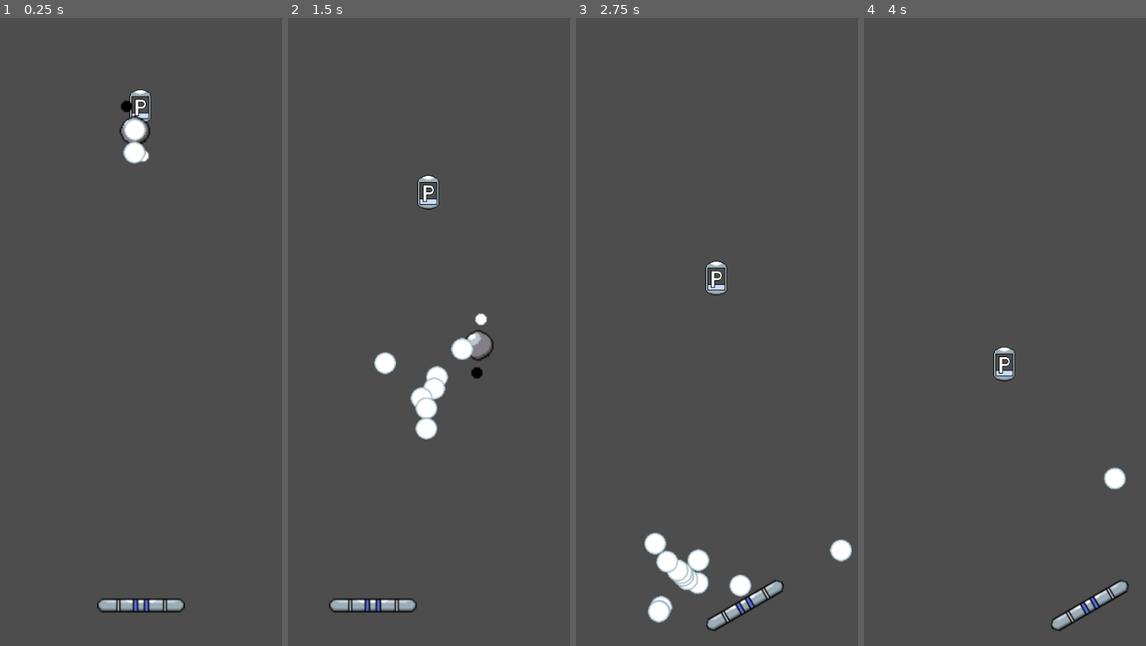
Above: before the commit, frames 1-4 (left to right).
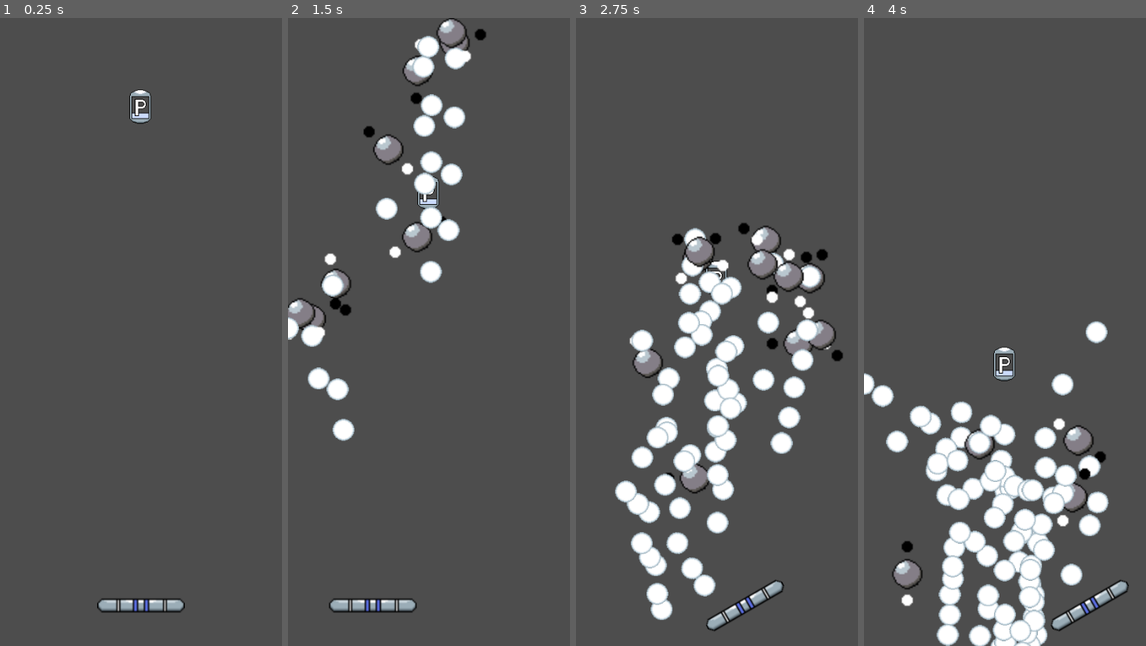
Above: after the commit, the same moments.

Repository: dommie123/Bullet_Hell
Game: Godot game, scene res://nodes/main.tscn
Same seed, same stepped clock (60 frames per second), same inputs: the game is played once before the commit and once after it.
Inputs (mouse positions are in pixels of both pictures, inside the frame that each line leads up to):
- Up to frame 1 (0.25 s): no input
- Up to frame 2 (1.5 s): move the mouse to (429, 608) at 0.52 s; press the mouse at (429, 608) at 0.53 s; move the mouse to (372, 363) at 1.27 s; release the mouse at (372, 363) at 1.28 s; right-click (372, 363) at 1.35 s
- Up to frame 3 (2.75 s): move the mouse to (745, 193) at 2.02 s; press the mouse at (745, 193) at 2.03 s
- Up to frame 4 (4 s): move the mouse to (990, 457) at 2.77 s; release the mouse at (990, 457) at 2.78 s; right-click (990, 457) at 2.85 s; move the mouse to (1089, 426) at 3.52 s; press the mouse at (1089, 426) at 3.53 s

The runs differ from the first frame. In frame 1, 0.6% of the frame differs, in the area x 42-54%, y 13-24%; in frame 2, 8.1%; in frame 3, 14%, in the area x 13-98%, y 32-97%; in frame 4, 14%.

Commit message:
Level progression complete, getting ready for powerup system

Diff:
--- a/nodes/bullet.tscn
+++ b/nodes/bullet.tscn
@@ -37,4 +37,6 @@
 
 [node name="VisibleOnScreenNotifier2D" type="VisibleOnScreenNotifier2D" parent="."]
 
+[connection signal="body_entered" from="." to="." method="_on_body_entered"]
+[connection signal="body_exited" from="." to="." method="_on_body_exited"]
 [connection signal="screen_exited" from="VisibleOnScreenNotifier2D" to="." method="_on_screen_exited"]
--- a/nodes/enemy.tscn
+++ b/nodes/enemy.tscn
@@ -159,6 +159,18 @@
 
 [node name="BulletLauncher" type="Node2D" parent="."]
 
+[node name="BulletLauncher2" type="Node2D" parent="."]
+visible = false
+
+[node name="BulletLauncher3" type="Node2D" parent="."]
+visible = false
+
+[node name="BulletLauncher4" type="Node2D" parent="."]
+visible = false
+
+[node name="BulletLauncher5" type="Node2D" parent="."]
+visible = false
+
 [node name="VisibleOnScreenNotifier2D" type="VisibleOnScreenNotifier2D" parent="."]
 
 [node name="BulletTimer" type="Timer" parent="."]
--- a/nodes/main.tscn
+++ b/nodes/main.tscn
@@ -1,13 +1,13 @@
 [gd_scene load_steps=5 format=3 uid="uid://b8wk107okjidg"]
 
 [ext_resource type="Script" path="res://scripts/Main.gd" id="1_o6526"]
+[ext_resource type="PackedScene" uid="uid://bxrp03v51pwbw" path="res://nodes/enemy_spawner.tscn" id="2_hk6sm"]
 [ext_resource type="PackedScene" uid="uid://d18a07m61bxpn" path="res://nodes/player.tscn" id="2_nnhgw"]
-[ext_resource type="PackedScene" uid="uid://eu3b6h326b4b" path="res://nodes/enemy.tscn" id="4_34kcd"]
 [ext_resource type="PackedScene" uid="uid://ct0s05l6kyqbn" path="res://nodes/powerup.tscn" id="4_haxs5"]
 
 [node name="Main" type="Node2D"]
 script = ExtResource("1_o6526")
-phase = null
+enemySpawnerScene = ExtResource("2_hk6sm")
 
 [node name="Player" parent="." instance=ExtResource("2_nnhgw")]
 position = Vector2(198, 856)
@@ -15,10 +15,10 @@
 [node name="Powerup" parent="." instance=ExtResource("4_haxs5")]
 position = Vector2(205, 105)
 
-[node name="Enemy" parent="." instance=ExtResource("4_34kcd")]
-position = Vector2(202, 39)
-currentState = 3
-positionOffset = Vector2(0, 100)
+[node name="EnemySpawnerTimer" type="Timer" parent="."]
+wait_time = 0.5
+autostart = true
 
 [connection signal="activate_curse" from="Powerup" to="Player" method="_on_powerup_activate_curse"]
 [connection signal="activate_powerup" from="Powerup" to="Player" method="_on_powerup_activate_powerup"]
+[connection signal="timeout" from="EnemySpawnerTimer" to="." method="_on_enemy_spawner_timer_timeout"]
--- a/scripts/Main.gd
+++ b/scripts/Main.gd
@@ -8,32 +8,46 @@
 @export var phase: int
 
 var level: int
-var max_enemies: int
-var current_enemies: int
+var maxEnemiesPerSpawner: int
+var currentEnemiesPerSpawner: int
 var active_enemies: int
+var enemiesFled: int
+var currentSpawners: int
+var activeSpawners: int
 var boss_active: bool
 var game_started: bool
+var canSpawnEnemySpawner: bool
 
 const Functions = preload("res://scripts/functions.gd")
 
 # Called when the node enters the scene tree for the first time.
 func _ready():
-	level = 0
+	level = 1
 	phase = 1
-	max_enemies = 20
-	current_enemies = 5
-	active_enemies = current_enemies
+	maxEnemiesPerSpawner = 20
+	currentEnemiesPerSpawner = 5
+	currentSpawners = 2
+	activeSpawners = currentSpawners
+	active_enemies = currentEnemiesPerSpawner * currentSpawners
+	enemiesFled = 0
 	game_started = false
 	boss_active = false
+	canSpawnEnemySpawner = true
 
 # Called every frame. 'delta' is the elapsed time since the previous frame.
 func _process(delta):
-#	print(current_enemies)
-	pass
+	if canSpawnEnemySpawner and activeSpawners > 0:
+		spawn_enemy_spawner(activeSpawners % 2 > 0)
+
+
+@export var enemy_fled_callable = func():
+	_on_enemy_enemy_fled()
+
+@export var enemy_killed_callable = func():
+	_on_enemy_enemy_killed()
 
 func _on_enemy_enemy_fled():
-	if current_enemies < max_enemies:
-		current_enemies += 1
+	enemiesFled += 1
 
 	enemy_disappear_routine()
 
@@ -42,17 +56,49 @@
 func _on_enemy_enemy_killed():
 	enemy_disappear_routine()
 
+
 func enemy_disappear_routine():
 	active_enemies -= 1
+
 	if active_enemies == 0 and not boss_active:
-		active_enemies = current_enemies
+		var enemiesToAdd = enemiesFled / currentSpawners
+		currentEnemiesPerSpawner += enemiesToAdd
+
+		if currentEnemiesPerSpawner > maxEnemiesPerSpawner:
+			currentEnemiesPerSpawner -= currentEnemiesPerSpawner % maxEnemiesPerSpawner
+
+		activeSpawners = currentSpawners + 1
+		currentSpawners = activeSpawners
+		active_enemies = currentEnemiesPerSpawner * activeSpawners
+
 		phase += 1
 		phase_changed.emit(phase)
+		print("No more enemies! Initiate phase %d!".format(phase))
 
-		if phase == 5:
+		if phase % 5 == 0:
 			boss_active = true
 			active_enemies = 0
+			activeSpawners = 0
+			currentSpawners -= 1
 
-func spawn_enemy_spawner():
-	# TODO spawn enemy spawner at somewhat random location just offscreen
-	pass
+
+func spawn_enemy_spawner(spawnToLeft = false):
+	var enemySpawner = enemySpawnerScene.instantiate()
+
+	if not spawnToLeft:
+		enemySpawner.position.x = randf_range(150, 250)
+		enemySpawner.position.y = -50
+	else:
+		enemySpawner.position.x = -50
+		enemySpawner.position.y = randf_range(150, 800)
+
+	enemySpawner.enemyCount = currentEnemiesPerSpawner
+	enemySpawner.funcIndex = phase
+
+	add_child(enemySpawner)
+	activeSpawners -= 1
+	canSpawnEnemySpawner = false
+
+
+func _on_enemy_spawner_timer_timeout():
+	canSpawnEnemySpawner = true
--- a/scripts/Player.gd
+++ b/scripts/Player.gd
@@ -2,13 +2,15 @@
 
 signal reflect_bullet
 
-var yIsLocked = true
+var yIsLocked: bool
+var initialYPos: float
 
 const MAX_ROTATION = PI / 6 # 30 degrees in radians
 
 # Called when the node enters the scene tree for the first time.
 func _ready():
-	pass # Replace with function body.
+	yIsLocked = true
+	initialYPos = position.y
 
 
 # Called every frame. 'delta' is the elapsed time since the previous frame.
@@ -41,3 +43,8 @@
 
 func _on_powerup_activate_curse(curse):
 	print_debug("Oh no! I've been cursed with %f!" % curse)
+
+
+func reset_stats():
+	var yIsLocked = true
+	position.y = initialYPos
--- a/scripts/bullet.gd
+++ b/scripts/bullet.gd
@@ -1,7 +1,20 @@
 extends RigidBody2D
 
+@export var isMagenta: bool
+
+var damage: int
+var pierce: int
+var bulletGrace: bool
+
 func _ready():
-	pass
+	damage = 1
+	pierce = 1
+	bulletGrace = false
+
+	if isMagenta:
+		set_collision_layer_value(3, true)
+		set_collision_layer_value(2, false)
+
 
 func _process(delta):
 	pass
@@ -9,3 +22,16 @@
 
 func _on_screen_exited():
 	queue_free()
+
+
+func _on_body_entered(body):
+	pierce -= 1
+
+	if pierce == 0:
+		queue_free()
+	else:
+		bulletGrace = true
+
+
+func _on_body_exited(body):
+	bulletGrace = false
--- a/scripts/enemy.gd
+++ b/scripts/enemy.gd
@@ -25,6 +25,7 @@
 @export var positionOffset: Vector2
 
 @export var xYInverted: bool
+@export var funcIndex: int
 
 var functions: Functions
 var utils: Utils
@@ -33,7 +34,6 @@
 var timePassed: float
 var canShoot: bool
 var spawnGrace: bool # Keeps the enemy from being destroyed while spawning offscreen
-var funcIndex: int
 
 const timeMultiplier = 100
 const Functions = preload("res://scripts/functions.gd")
@@ -49,10 +49,12 @@
 	timePassed = 0
 	canShoot = true
 	spawnGrace = true
-	funcIndex = 0
 
 	if currentType == TYPE.AIMBOT:
-		$BulletTimer.wait_time *= 2
+		$BulletTimer.wait_time *= 3
+
+	var mainNode = get_node("/root/Main")
+	enemy_fled.connect(mainNode.enemy_fled_callable)
 
 # Called every frame. 'delta' is the elapsed time since the previous frame.
 func _process(delta):
@@ -78,7 +80,7 @@
 
 
 func calc_pos(t):
-	var result = functions.MATH_FUNCTIONS[14].call(t)
+	var result = functions.MATH_FUNCTIONS[funcIndex].call(t)
 	var resultWithOffset = result + positionOffset
 	return utils.invert_vector.call(resultWithOffset) if xYInverted else resultWithOffset
 
--- a/scripts/enemy_spawner.gd
+++ b/scripts/enemy_spawner.gd
@@ -4,6 +4,7 @@
 @export var spawnOffset: Vector2
 
 @export var enemyCount: int
+@export var funcIndex: int
 
 var canSpawnEnemy: bool
 var enemiesSpawned: int
@@ -16,7 +17,6 @@
 # Called every frame. 'delta' is the elapsed time since the previous frame.
 func _process(delta):
 	if canSpawnEnemy and enemyCount > 0:
-		print_debug("Spawning enemy...")
 		spawn_enemy("Enemy %d".format(enemiesSpawned + 1))
 
 
@@ -24,14 +24,17 @@
 	canSpawnEnemy = true
 
 
-func spawn_enemy(_name, funcIndex = 0):
+func spawn_enemy(_name):
 	var enemy = enemyScene.instantiate()
+	var xYInverted = false
+	if position.y < 0:
+		xYInverted = true
 
 	enemy.name = _name
 	enemy.positionOffset = spawnOffset
 	enemy.currentState = 3 # STATE.MOVING_AND_SHOOTING
 	enemy.funcIndex = funcIndex
-	enemy.xYInverted = true
+	enemy.xYInverted = xYInverted
 
 	add_child(enemy)
 
